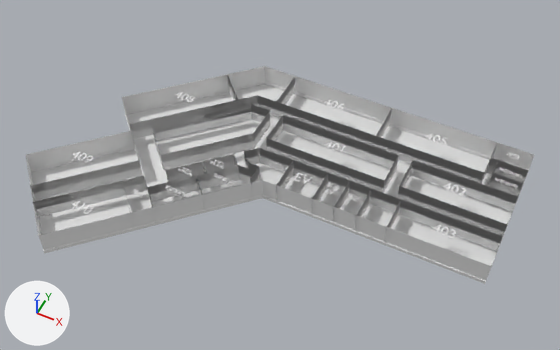
A saved change to the glTF model app/assets/3d/4floor.glb.
Both versions are drawn from a 50 mm camera at (315.0, -578.0, 776.0) aimed at (14.0, 23.0, 25.0). Lighting does not change. The marker at lower left points along +X, +Y and +Z. Vertices at the same position are counted once.

The scene before the commit, as lines of its bpy script (objects in view):
```python
me_floorandwalls_4f_mesh = bpy.data.meshes.new('FloorAndWalls_4F_Mesh')
me_floorandwalls_4f_mesh.from_pydata(...)  # 32 vertices, 54 faces; spans x -300.0..300.0, y -200.0..201.0, z -5.0..30.0
me_floorandwalls_4f_mesh.materials.append(mat_building_gray_001)  # white #e7e7e7
me_innerwalls_4f_mesh_001 = bpy.data.meshes.new('InnerWalls_4F_Mesh.001')
me_innerwalls_4f_mesh_001.from_pydata(...)  # 192 vertices, 299 faces; spans x -260.0..300.0, y -160.0..200.0, z 0.0..30.0
me_innerwalls_4f_mesh_001.materials.append(mat_building_gray_001)  # white #e7e7e7
me_text_002 = bpy.data.meshes.new('Text.002')
me_text_002.from_pydata(...)  # 516 vertices, 1028 faces; spans x -14.8..13.5, y -6.2..7.8, z -0.5..0.5
ob_floorandwalls_4f = bpy.data.objects.new('FloorAndWalls_4F', me_floorandwalls_4f_mesh)
ob_floorandwalls_4f.location = (0.0, 0.0, 0.0)
ob_innerwalls_4f = bpy.data.objects.new('InnerWalls_4F', me_innerwalls_4f_mesh_001)
ob_innerwalls_4f.location = (0.0, 0.0, 0.0)
ob_text_002 = bpy.data.objects.new('Text.002', me_text_002)
ob_text_002.location = (235.0, 25.0, 30.0)
```
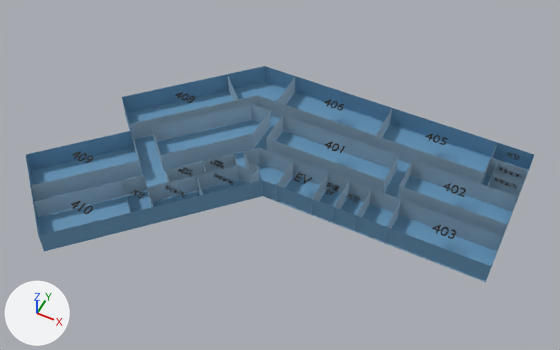
The change in detail:
Material 'Mat_Text' (mat_mat_text) is new.
Its base color is (0.0, 0.0, 0.0) (black #000000).
Material 'Mat_Inner' (mat_mat_inner) is new.
Its base color is (0.35, 0.5, 0.62) (blue #a0bcce).
Material 'Mat_Outer' (mat_mat_outer) is new.
Its base color is (0.13, 0.3, 0.48) (blue #6595b8).
me_floorandwalls_4f_mesh is used by ob_floorandwalls_4f; location (0.0, 0.0, 0.0).
me_floorandwalls_4f_mesh had 32 vertices, 54 faces and spanned x -300.0..300.0, y -200.0..201.0, z -5.0..30.0.
me_floorandwalls_4f_mesh now has 32 vertices, 54 faces and spans x -300.0..300.0, y -200.0..201.0, z -1.0..30.0.
me_floorandwalls_4f_mesh part 1: 54 faces spanning x -300.0..300.0, y -200.0..201.0, z -1.0..30.0 switch from mat_building_gray_001 (white #e7e7e7) to mat_mat_outer (blue #6595b8).
me_innerwalls_4f_mesh_001 is used by ob_innerwalls_4f; location (0.0, 0.0, 0.0).
me_innerwalls_4f_mesh_001 had 192 vertices, 299 faces and spanned x -260.0..300.0, y -160.0..200.0, z 0.0..30.0.
me_innerwalls_4f_mesh_001 no longer uses material mat_building_gray_001 (white #e7e7e7).
me_innerwalls_4f_mesh_001 now has 128 vertices, 88 faces and spans x -260.0..300.0, y -160.0..200.0, z 0.0..30.0.
Part 2, on me_innerwalls_4f_mesh_001:
64 vertices are removed from x -260.0..300.0, y -160.0..200.0, z 15.0.
299 faces are deleted.
88 new faces join them.
me_innerwalls_4f_mesh_001 now uses material mat_mat_inner (blue #a0bcce).
me_text_002 has 516 vertices, 1028 faces and spans x -14.8..13.5, y -6.2..7.8, z -0.5..0.5.
me_text_002 now uses material mat_mat_text (black #000000).

Location of each change, [x1, y1, x2, y2] in pixels of the pictures (560 x 350 px):
'FloorAndWalls_4F', reshaped: before [26, 66, 534, 284]; after [26, 66, 534, 282]
'Text.002', recoloured: [432, 225, 456, 239] in both
part 1 of me_floorandwalls_4f_mesh, recoloured (grey to blue): [26, 66, 534, 281] in both
part 2 of me_innerwalls_4f_mesh_001, cut back: [30, 77, 528, 251] in both
